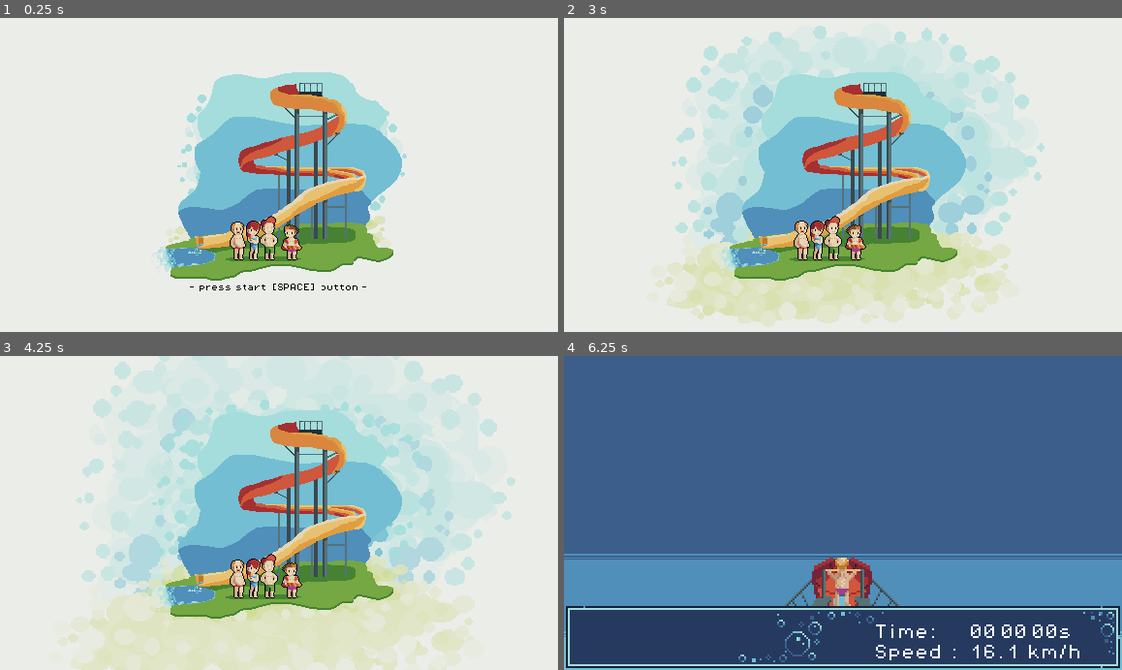
Above: before the commit, frames 1-4 (two rows, left to right).
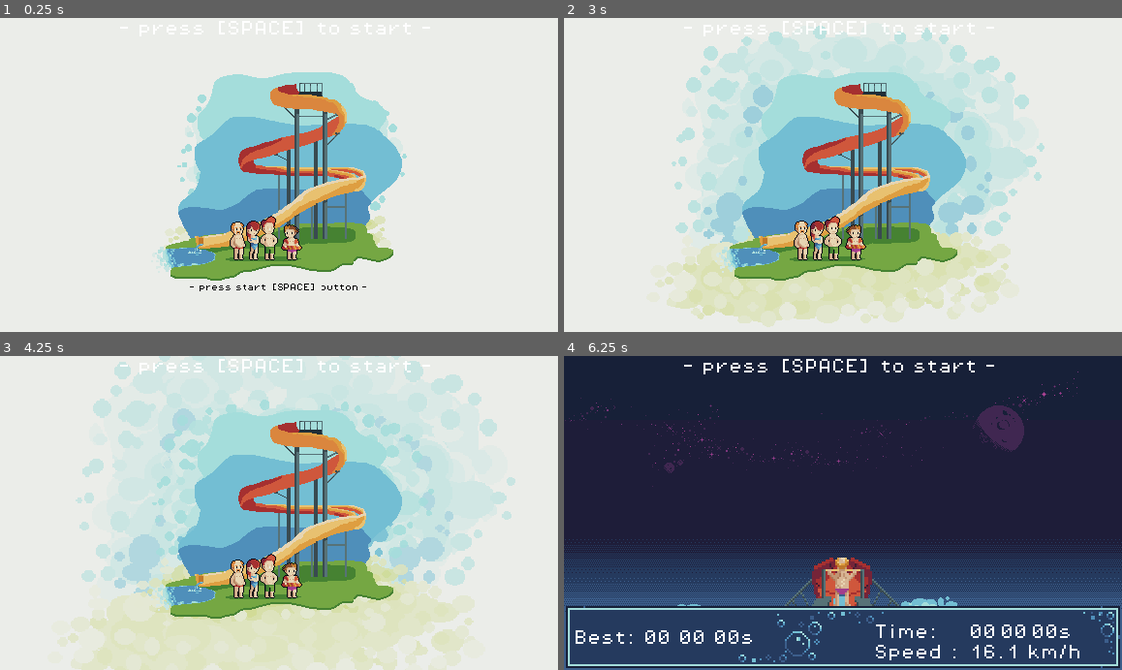
Above: after the commit, the same moments.

Repository: Jin9310/PixelArtJam
Game: Godot game, scene res://Scenes/game.tscn
The game is run twice, just before and just after one commit, with the same random seed, the same clock (stepped at 60 frames per second) and the same inputs. Sound files missing from this copy of the repository are replaced by a short silence.
Inputs:
- Up to frame 1 (0.25 s): no input
- Up to frame 2 (3 s): tap Enter at 0.5 s; hold Right (move_right) 0.53-1.28 s; tap 1 (change_anim_1) at 0.6, 1.55, 2.1 s; tap Space (press_start) at 0.8, 1.25, 1.35, 2, 2.3, 2.75 s; hold Left (move_left) 1.28-2.03 s; hold Right (move_right) from 2.03 s (still down); tap 2 (change_anim_2) at 2.85 s
- Up to frame 3 (4.25 s): tap 1 (change_anim_1) at 3.05 s; tap Space (press_start) at 3.5, 3.6 s; release Right (move_right) at 3.53 s; hold Left (move_left) from 3.53 s (still down)
- Up to frame 4 (6.25 s): tap Space (press_start) at 4.25, 5.1 s; tap 1 (change_anim_1) at 4.35, 5.85 s; release Left (move_left) at 5.78 s; hold Right (move_right) from 5.78 s (still down)

The runs differ from the first frame. In frame 2, less than 0.1% of the frame differs, in the area x 41-69%, y 2-6%; in frame 3, 0.5%; in frame 4, 79%, in the area x 0-100%, y 0-100%.

Commit message:
final commit

Diff:
--- a/Scenes/game.gd
+++ b/Scenes/game.gd
@@ -5,18 +5,32 @@
 @onready var name_runners = %name_runners
 @onready var moving_main_01 = %moving_main_01
 @onready var moving_main_02 = %moving_main_02
+@onready var music_main_menu = $MusicMainMenu
+@onready var end_stats = $EndStats
+@onready var play_game_snd = $play_game_snd
+
+@onready var tube: Node = get_node("/root/Game/Tube")
 
 var runners_position_x: int = 291
 var runners_position_x_get_out: int = -500
 
+var out_of_main_menu: bool = false
+var final_stats_song: bool = false
+var play_game_on: bool = false
+
 
 func _ready():
+	tube.connect("end_tunes_on", end_tunes_on)
+	tube.connect("stop_stats_song", stop_stats_song)
+	tube.connect("play_game_sound", play_game_sound)
+	tube.connect("stop_play_game_sound", stop_play_game_sound)
 	scale_label()
 	moving_bg_01()
 
 func _process(delta):
 	if Input.is_action_just_pressed("press_start"):
 		press_start_lbl.visible = false
+		out_of_main_menu = true
 		name_get_out()
 
 	if Input.is_action_just_pressed("change_anim_1"):
@@ -55,6 +69,7 @@
 	var tween = get_tree().create_tween()
 	tween.tween_property(name_tube, "position:x", runners_position_x_get_out, .5).set_trans(Tween.TRANS_BOUNCE).set_ease(Tween.EASE_OUT)
 	tween.tween_property(name_runners, "position:x", runners_position_x_get_out, .5).set_trans(Tween.TRANS_BOUNCE).set_ease(Tween.EASE_OUT)
+	music_main_menu.stop()
 
 
 func _on_timer_timeout():
@@ -65,3 +80,33 @@
 func _on_timer_2_timeout():
 	moving_bg_02()
 	%Timer2.stop()
+
+
+func _on_music_main_menu_finished():
+	if out_of_main_menu != true:
+		music_main_menu.play()
+
+func end_tunes_on():
+	final_stats_song = true
+	end_stats.play()
+
+func _on_end_stats_finished():
+	if final_stats_song == true:
+		end_stats.play()
+
+func stop_stats_song():
+	final_stats_song = false
+	end_stats.stop()
+
+func play_game_sound():
+	play_game_on = true
+	play_game_snd.play()
+
+
+func _on_play_game_snd_finished():
+	if play_game_on:
+		play_game_snd.play()
+
+func stop_play_game_sound():
+	play_game_on = false
+	play_game_snd.stop()
--- a/Scenes/game.tscn
+++ b/Scenes/game.tscn
@@ -9,6 +9,9 @@
 [ext_resource type="Texture2D" uid="uid://o0ovihxd8giw" path="res://Art/main_scene-Sheet.png" id="3_oyhds"]
 [ext_resource type="Texture2D" uid="uid://bo4v257fu2ba3" path="res://Art/tube_name.png" id="4_tfkl3"]
 [ext_resource type="Texture2D" uid="uid://d4mihq0dnpm4j" path="res://Art/runners_name.png" id="5_4sgi4"]
+[ext_resource type="AudioStream" uid="uid://k626oy6r12v7" path="res://Music/01_entry_screen_sound.wav" id="10_few7n"]
+[ext_resource type="AudioStream" uid="uid://yffgov4lb8gb" path="res://Music/02_entry_screen_sound.wav" id="11_kgpjx"]
+[ext_resource type="AudioStream" uid="uid://4y7exdtyxujg" path="res://Music/game_play.wav" id="12_mblwd"]
 
 [sub_resource type="Animation" id="Animation_y4rkt"]
 length = 0.001
@@ -194,5 +197,21 @@
 wait_time = 3.0
 autostart = true
 
+[node name="MusicMainMenu" type="AudioStreamPlayer2D" parent="."]
+stream = ExtResource("10_few7n")
+autoplay = true
+bus = &"Music"
+
+[node name="EndStats" type="AudioStreamPlayer2D" parent="."]
+stream = ExtResource("11_kgpjx")
+bus = &"Music"
+
+[node name="play_game_snd" type="AudioStreamPlayer2D" parent="."]
+stream = ExtResource("12_mblwd")
+bus = &"Music"
+
 [connection signal="timeout" from="Timer" to="." method="_on_timer_timeout"]
 [connection signal="timeout" from="Timer2" to="." method="_on_timer_2_timeout"]
+[connection signal="finished" from="MusicMainMenu" to="." method="_on_music_main_menu_finished"]
+[connection signal="finished" from="EndStats" to="." method="_on_end_stats_finished"]
+[connection signal="finished" from="play_game_snd" to="." method="_on_play_game_snd_finished"]
--- a/Scenes/hud.tscn
+++ b/Scenes/hud.tscn
@@ -6,6 +6,30 @@
 
 [node name="HUD" type="CanvasLayer"]
 script = ExtResource("1_nfrbp")
+
+[node name="Control" type="Control" parent="."]
+unique_name_in_owner = true
+visible = false
+layout_mode = 3
+anchors_preset = 15
+anchor_right = 1.0
+anchor_bottom = 1.0
+grow_horizontal = 2
+grow_vertical = 2
+
+[node name="start" type="Label" parent="Control"]
+layout_mode = 1
+anchors_preset = 5
+anchor_left = 0.5
+anchor_right = 0.5
+offset_left = -166.0
+offset_right = 166.0
+offset_bottom = 23.0
+grow_horizontal = 2
+theme_override_fonts/font = ExtResource("2_cv4ba")
+text = "- press [SPACE] to start - "
+horizontal_alignment = 1
+vertical_alignment = 1
 
 [node name="countDown" type="Control" parent="."]
 unique_name_in_owner = true
@@ -143,9 +167,27 @@
 theme_override_font_sizes/font_size = 16
 text = "0 km/h"
 
+[node name="MarginContainer2" type="MarginContainer" parent="timers"]
+layout_mode = 1
+anchors_preset = 9
+anchor_bottom = 1.0
+offset_left = 10.0
+offset_top = 129.0
+offset_right = 196.0
+offset_bottom = 129.0
+grow_vertical = 2
+
+[node name="HBoxContainer" type="HBoxContainer" parent="timers/MarginContainer2"]
+layout_mode = 2
+
+[node name="my_best_time" type="Label" parent="timers/MarginContainer2/HBoxContainer"]
+unique_name_in_owner = true
+layout_mode = 2
+theme_override_fonts/font = ExtResource("2_cv4ba")
+text = "Best: 00 00 00s"
+
 [node name="end_game_stats" type="Control" parent="."]
 unique_name_in_owner = true
-visible = false
 layout_mode = 3
 anchors_preset = 15
 anchor_right = 1.0
@@ -168,12 +210,30 @@
 [node name="VBoxContainer" type="VBoxContainer" parent="end_game_stats/MarginContainer"]
 layout_mode = 2
 
+[node name="new_best_score" type="Label" parent="end_game_stats/MarginContainer/VBoxContainer"]
+unique_name_in_owner = true
+visible = false
+layout_mode = 2
+theme_override_fonts/font = ExtResource("2_cv4ba")
+theme_override_font_sizes/font_size = 24
+text = "New best score!"
+horizontal_alignment = 1
+vertical_alignment = 1
+
 [node name="final_time" type="Label" parent="end_game_stats/MarginContainer/VBoxContainer"]
 unique_name_in_owner = true
 layout_mode = 2
 size_flags_horizontal = 4
 theme_override_fonts/font = ExtResource("2_cv4ba")
 text = "Time: 00 00 00s"
+
+[node name="best_time" type="Label" parent="end_game_stats/MarginContainer/VBoxContainer"]
+unique_name_in_owner = true
+layout_mode = 2
+theme_override_fonts/font = ExtResource("2_cv4ba")
+text = "Best: 00 00 00s"
+horizontal_alignment = 1
+vertical_alignment = 1
 
 [node name="play_again_btn" type="Button" parent="end_game_stats/MarginContainer/VBoxContainer"]
 layout_mode = 2
--- a/Scenes/tube.tscn
+++ b/Scenes/tube.tscn
@@ -1,9 +1,11 @@
-[gd_scene load_steps=29 format=3 uid="uid://dn4vv12beq3p8"]
+[gd_scene load_steps=31 format=3 uid="uid://dn4vv12beq3p8"]
 
 [ext_resource type="Script" path="res://Scripts/tube.gd" id="1_cxya7"]
 [ext_resource type="Texture2D" uid="uid://cu7hvb167neyt" path="res://Art/SourceFiles/new_slide-Sheet.png" id="2_ro0xt"]
 [ext_resource type="Texture2D" uid="uid://bmrlo5kxufiq4" path="res://Art/game_pool.png" id="3_548it"]
 [ext_resource type="Texture2D" uid="uid://b2qjo6m4jgbtr" path="res://Art/SourceFiles/swimming-Sheet.png" id="4_axlnn"]
+[ext_resource type="AudioStream" uid="uid://b5u65f4mxq5rs" path="res://Music/countdown_singles.wav" id="5_2518u"]
+[ext_resource type="AudioStream" uid="uid://1ohd0ccgylo8" path="res://Music/countdown_go.wav" id="6_48vgs"]
 
 [sub_resource type="RectangleShape2D" id="RectangleShape2D_6t8je"]
 size = Vector2(50, 40)
@@ -382,6 +384,21 @@
 [sub_resource type="RectangleShape2D" id="RectangleShape2D_ugq6x"]
 size = Vector2(2, 2)
 
+[sub_resource type="Animation" id="Animation_pkpoq"]
+length = 0.001
+tracks/0/type = "value"
+tracks/0/imported = false
+tracks/0/enabled = true
+tracks/0/path = NodePath(".:frame")
+tracks/0/interp = 1
+tracks/0/loop_wrap = true
+tracks/0/keys = {
+"times": PackedFloat32Array(0),
+"transitions": PackedFloat32Array(1),
+"update": 1,
+"values": [0]
+}
+
 [sub_resource type="Animation" id="Animation_th6mb"]
 resource_name = "idle"
 length = 0.8
@@ -397,21 +414,6 @@
 "transitions": PackedFloat32Array(1, 1, 1, 1, 1, 1, 1, 1),
 "update": 1,
 "values": [0, 1, 2, 3, 4, 5, 6, 7]
-}
-
-[sub_resource type="Animation" id="Animation_pkpoq"]
-length = 0.001
-tracks/0/type = "value"
-tracks/0/imported = false
-tracks/0/enabled = true
-tracks/0/path = NodePath(".:frame")
-tracks/0/interp = 1
-tracks/0/loop_wrap = true
-tracks/0/keys = {
-"times": PackedFloat32Array(0),
-"transitions": PackedFloat32Array(1),
-"update": 1,
-"values": [0]
 }
 
 [sub_resource type="AnimationLibrary" id="AnimationLibrary_in78p"]
@@ -543,6 +545,15 @@
 "": SubResource("AnimationLibrary_in78p")
 }
 autoplay = "idle"
+
+[node name="count_sound" type="AudioStreamPlayer2D" parent="."]
+unique_name_in_owner = true
+stream = ExtResource("5_2518u")
+bus = &"Music"
+
+[node name="count_go" type="AudioStreamPlayer2D" parent="."]
+unique_name_in_owner = true
+stream = ExtResource("6_48vgs")
 
 [connection signal="timeout" from="Timer" to="." method="_on_timer_timeout"]
 [connection signal="body_entered" from="speed_up_straight" to="." method="_on_speed_up_straight_body_entered"]
--- a/Scripts/hud.gd
+++ b/Scripts/hud.gd
@@ -2,6 +2,8 @@
 
 signal reset_game
 signal zoom_camera
+
+@onready var control = %Control
 
 @onready var speed_txt = %speed_txt
 @onready var countdown = %countdown
@@ -9,6 +11,7 @@
 @onready var player: Node = get_node("/root/Game/Player")
 @onready var main_menu: Node = get_node("/root/Game/Canvas/MainMenu")
 
+var player_name: String = ""
 
 var race_has_started: bool = false
 
@@ -18,6 +21,8 @@
 var msec: int = 0
 
 var time_of_the_lap: float = 0
+var best_time: float = 0
+var first_lap_done: bool = false
 
 var in_game: bool = false # means that player is in game screen waiting for start
 var game_started: bool = false # means that the SPACE has been pressed and game started
@@ -52,6 +57,16 @@
 
 func stop():
 	race_has_started = false
+	time_of_the_lap = time
+	if first_lap_done == false:
+		best_time = time_of_the_lap
+	else:
+		if time_of_the_lap < best_time:
+			best_time = time_of_the_lap
+			%new_best_score.visible = true
+		else:
+			%new_best_score.visible = false
+	first_lap_done = true
 
 func _on_play_again_btn_pressed(): #play again pressed
 	default_values()
@@ -73,6 +88,8 @@
 	%timers.visible = false
 	%end_game_stats.visible = true
 	%final_time.text = "%02d:" % minutes + "%02d." % seconds + "%03d" % msec
+	%best_time.text = "Best: " + "%.2f" % best_time
+	%my_best_time.text = "Best: " + "%.2f" % best_time
 
 func scene_switch(): #switching scene to game
 	tube.visible = true
@@ -82,7 +99,6 @@
 	emit_signal("zoom_camera")
 	%timers.visible = true
 
-
 func _on_hud_timer_timeout():
 	scene_switch()
 	%HudTimer.stop()
--- a/Scripts/tube.gd
+++ b/Scripts/tube.gd
@@ -8,6 +8,8 @@
 # I will count all animations and will set the finite number for race
 # once I reach that number, straight animation is set with last 5 loops followed by an end animation - fall into the pool
 # final stats continues and hopefully some online leaderboard
+@onready var count_sound = %count_sound
+@onready var count_go = %count_go
 
 @onready var swimmer = %swimmer
 
@@ -17,8 +19,10 @@
 var end_x_position_of_texture: float = -213
 var start_y_position_of_texture: float = -109
 
-
-
+signal stop_play_game_sound
+signal play_game_sound
+signal stop_stats_song
+signal end_tunes_on
 signal show_feet
 signal race_start
 signal stop_time
@@ -39,7 +43,7 @@
 var number_of_rights: int
 var number_of_lefts: int
 
-var track_lenght: int = 10
+var track_lenght: int = 30
 var bg_vert_move: float
 
 var countdown: int = 4
@@ -55,6 +59,7 @@
 	print(bg_vert_move)
 
 func _ready():
+	Hud.control.visible = true
 	texture_rect.position.y = start_y_position_of_texture
 	texture_rect.position.x = end_x_position_of_texture
 	vertical_movement_of_bg()
@@ -135,6 +140,9 @@
 	animation_player.speed_scale = 1
 	animation_player.play("end_line")
 	animation_player.play("end_animation")
+	emit_signal("end_tunes_on")
+	emit_signal("stop_play_game_sound")
+
 
 func go_animation(): #entry animation followed by script change_piece()
 	animation_player.play("go")
@@ -177,14 +185,18 @@
 
 func _on_timer_timeout():
 	if countdown > 1:
+		Hud.control.visible = false
 		Hud.countdown.visible = true
 		scale_text()
 		Hud.countdown.text = str(countdown - 1)
+		count_sound.play()
 	elif countdown == 1:
 		scale_text()
+		count_go.play()
 		Hud.countdown.text = "GO!"
 		go_animation()
 		emit_signal("race_start")
+		emit_signal("play_game_sound")
 	else:
 		Hud.countdown.visible = false
 	countdown -= 1
@@ -216,6 +228,8 @@
 	speed = speed_base
 	Hud.speed_txt.text = "00.00 km/h"
 	Hud.game_started = false
+	Hud.control.visible = true
+	emit_signal("stop_stats_song")
 	texture_rect.position.y = start_y_position_of_texture
 	var tween = get_tree().create_tween().set_parallel()
 	tween.tween_property(texture_rect, "modulate:a", 1.0, 1)
--- /dev/null
+++ b/default_bus_layout.tres
@@ -0,0 +1,9 @@
+[gd_resource type="AudioBusLayout" format=3 uid="uid://4xdh6ftbf7nc"]
+
+[resource]
+bus/1/name = &"Music"
+bus/1/solo = false
+bus/1/mute = false
+bus/1/bypass_fx = false
+bus/1/volume_db = -4.24723
+bus/1/send = &"Master"
Binary file changed: Art/SourceFiles/Sketch.aseprite
Binary file added: Art/SourceFiles/tut3_Sketch.png
Not shown, added: Art/SourceFiles/tut3_Sketch.png.import
Binary file added: Art/SourceFiles/tut_Sketch.png
Not shown, added: Art/SourceFiles/tut_Sketch.png.import
Binary file changed: Art/game_pool.ase
Binary file changed: Art/game_pool.png
Not shown, added: Music/01_entry_screen_sound.wav.import
Not shown, added: Music/02_entry_screen_sound.wav.import
Not shown, added: Music/countdown_go.wav.import
Not shown, added: Music/countdown_singles.wav.import
Not shown, added: Music/game_play.wav.import
(and 7 more such lines)
